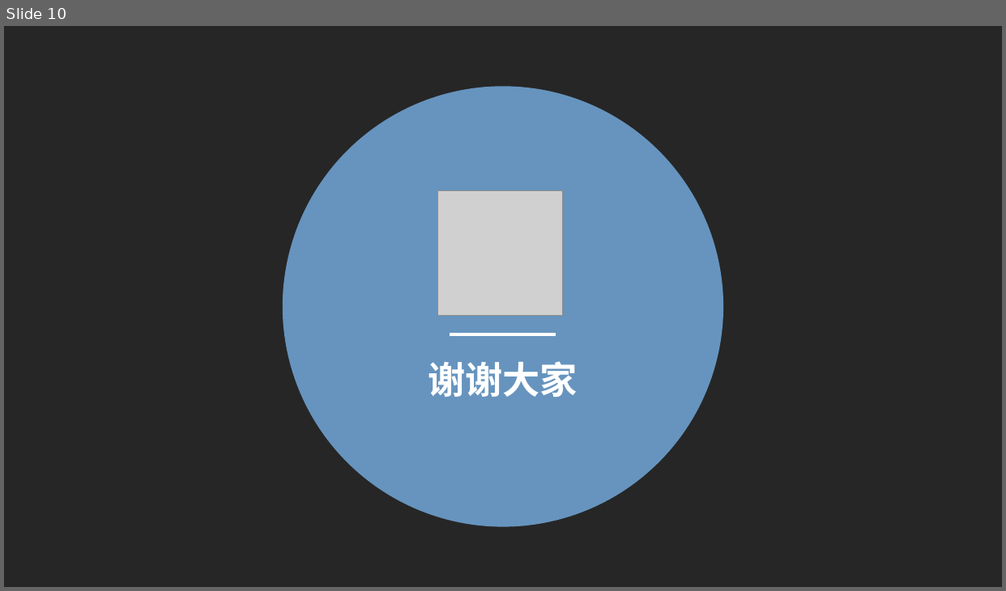
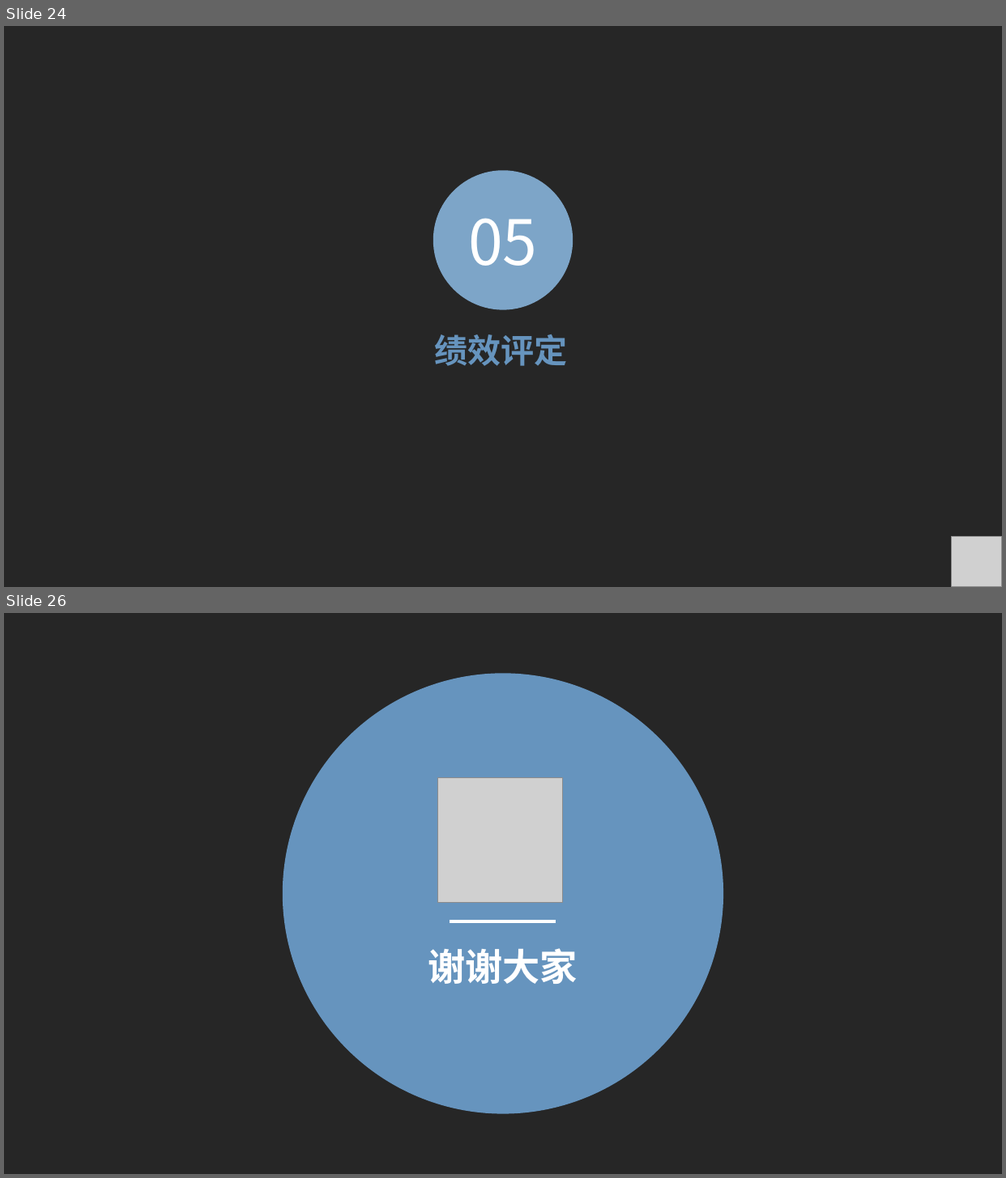
Before and after one commit to ToryXu0407/Project_yc, a slide deck: 需求工程/需求变更/需求变更.pptx. Shown one above the other, each under a label of ours: slide 10 before the commit, slides 24 and 26 after it; the slides between them are not shown. The pictures are 1006x591 and 1006x1178 pixels, drawn with LibreOffice and Linux fonts; fonts in the diff are those of the drawing; grey boxes stand for pictures. Boxes give left, top, right and bottom in pixels: in the first picture for what was removed or moved away, otherwise in the second. Text is boxed around its words. In the diff, an @@ line names an element or a change of style, - is before the commit and + after.

```diff
--- a/需求工程/需求变更/需求变更.pptx
+++ b/需求工程/需求变更/需求变更.pptx
@@ slide 24 added at (4, 26, 1002, 587), background #4D4D4D; not listed: 1 template element that a slide beside it also shows @@
@@ ellipse added at (433, 170, 573, 310), fill #7DA5C8, 60 pt, text #FFFFFF @@
+05
@@ text added at (434, 335, 567, 366), 32 pt, text #6694BE, bold @@
+绩效评定
@@ picture added at (952, 537, 1002, 587) @@
@@ what was slide 10 is now slide 26 @@
```
Also in this commit, not shown: 5 slides changed, 15 other slides added, 9 other files.
